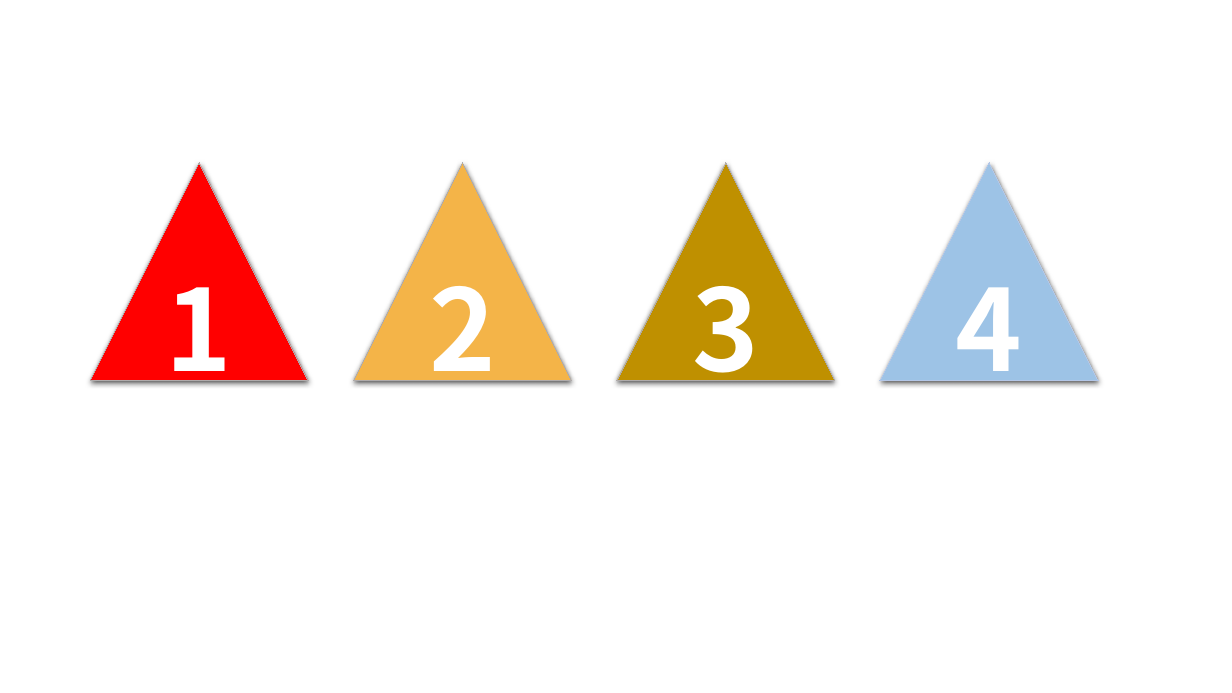
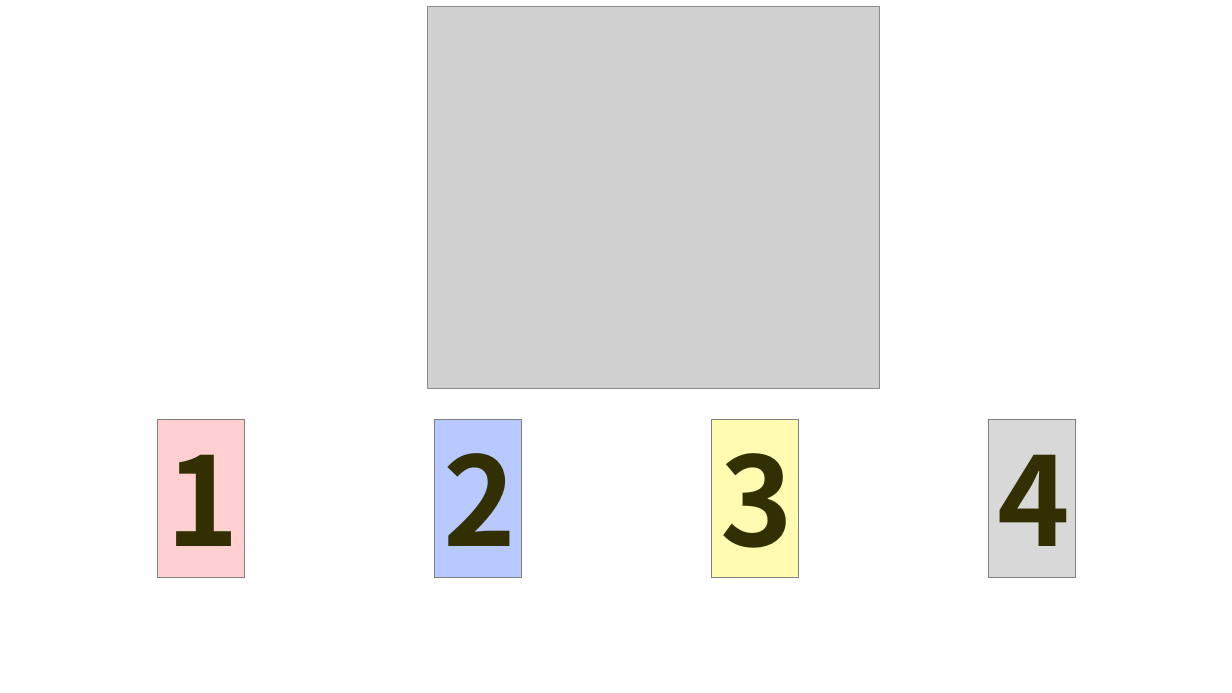
Before and after one commit to featzhang/flake-todo, a slide deck: slide 8 of docs/design/design-20210219.pptx (slide 2 before the commit). Drawn at 1232x693 pixels with LibreOffice and Linux fonts; fonts in the diff are those of the drawing; grey boxes stand for pictures. Boxes give left, top, right and bottom in pixels: in the first picture for what was removed or moved away, otherwise in the second. Text is boxed around its words. In the diff, an @@ line names an element or a change of style, - is before the commit and + after.

```diff
--- a/docs/design/design-20210219.pptx
+++ b/docs/design/design-20210219.pptx
@@ picture added at box(427, 6, 880, 388) @@
@@ rectangle "1": place and size @@
-rectangle "1" at box(91, 163, 309, 381)
+rectangle "1" at box(157, 420, 245, 579)
@@ rectangle "1" at box(157, 420, 245, 579): size 88 to 96 pt, text colour #FFFFFF to #323002; vertical alignment middle to top; triangle to rectangle; fill #FF0000 to #FFD0CF; outline #AFABAB 0.75 pt to #808080 0.75 pt; shadow off @@
@@ rectangle "2": place and size @@
-rectangle "2" at box(353, 163, 571, 381)
+rectangle "2" at box(434, 420, 522, 579)
@@ rectangle "2" at box(434, 420, 522, 579): size 88 to 96 pt, text colour #FFFFFF to #323002; vertical alignment middle to top; triangle to rectangle; fill #F4B448 to #B8C9FF; outline #AFABAB 0.75 pt to #808080 0.75 pt; shadow off @@
@@ rectangle "3": place and size @@
-rectangle "3" at box(616, 163, 835, 381)
+rectangle "3" at box(712, 420, 799, 579)
@@ rectangle "3" at box(712, 420, 799, 579): size 88 to 96 pt, text colour #FFFFFF to #323002; vertical alignment middle to top; triangle to rectangle; fill #BF9000 to #FFFCB1; outline #AFABAB 0.75 pt to #808080 0.75 pt; shadow off @@
@@ rectangle "4": place and size @@
-rectangle "4" at box(880, 163, 1098, 381)
+rectangle "4" at box(989, 420, 1077, 579)
@@ rectangle "4" at box(989, 420, 1077, 579): size 88 to 96 pt, text colour #FFFFFF to #323002; vertical alignment middle to top; triangle to rectangle; fill #9DC3E6 to #D8D8D8; outline #B4C7E7 0.75 pt to #808080 0.75 pt; shadow off @@
```
Also in this commit, not shown: 7 slides added, 2 slides removed, 31 other files.
